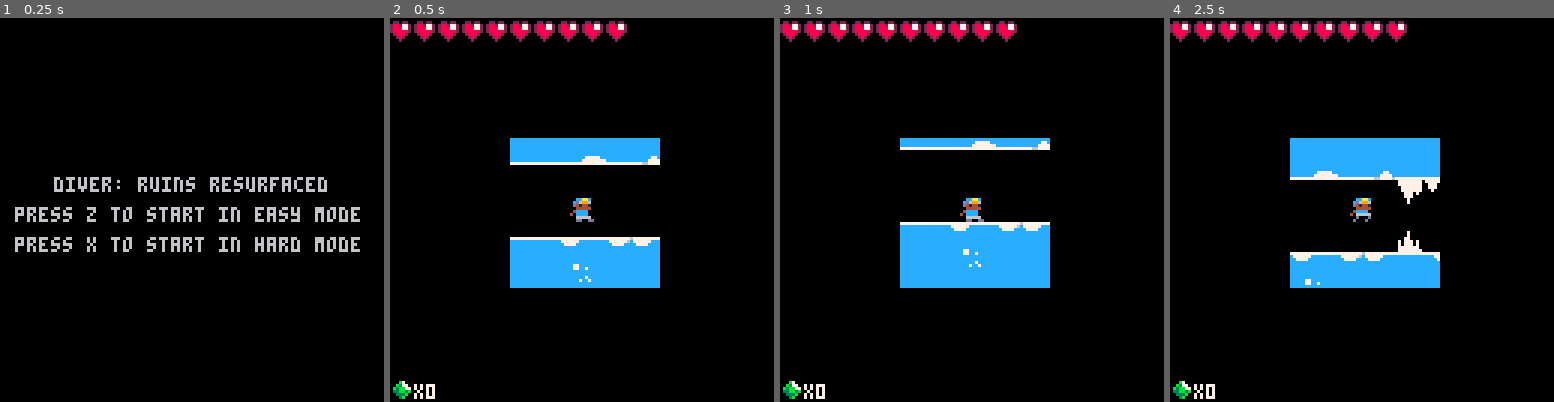
Above: before the commit, frames 1-4 (left to right).
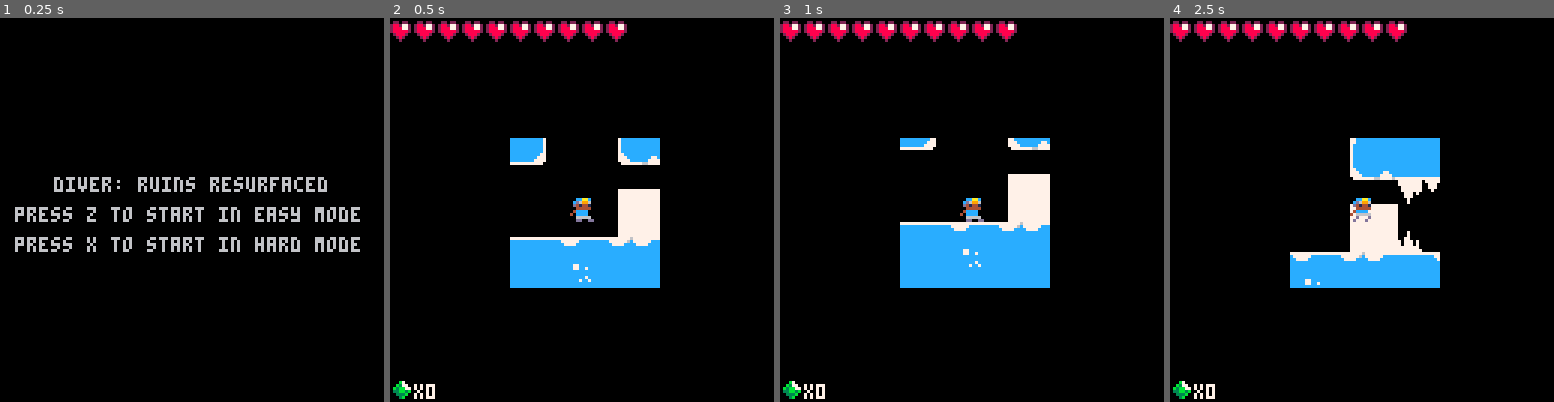
Above: after the commit, the same moments.

Repository: kygetta/Diver
Game: PICO-8 cartridge demo_2.p8
Two runs of this game, one before a commit and one after it. Both use one fixed random seed, a clock stepped at 60 frames per second and the inputs below.
Inputs:
- Up to frame 1 (0.25 s): no input
- Up to frame 2 (0.5 s): tap X (X key) at 0.33 s
- Up to frame 3 (1 s): tap O (Z key) at 0.7 s
- Up to frame 4 (2.5 s): tap X (X key) at 1.07, 1.85 s; hold Right 1.6-2.1 s; tap O (Z key) at 1.7, 2.1 s; hold Up 2.15-2.42 s; hold Right from 2.47 s (still down)

Frame 1 is identical in both runs. In frame 2, 2.9% of the frame differs, in the area x 37-71%, y 31-58%; in frame 3, 2.1%; in frame 4, 3.2%, in the area x 31-60%, y 31-61%.

Commit message:
Add files via upload

Diff:
--- a/demo_2.p8
+++ b/demo_2.p8
@@ -102,12 +102,14 @@
   	draw_menu()
   elseif scene=="game_easy" then
   	draw_game()
-	draw_enemy_health()
-	handle_grapple_enemy_collision()
+			draw_enemy_health()
+			handle_grapple_enemy_collision()
   elseif scene=="game_hard" then
   	draw_game()
-	draw_enemy_health()
-	handle_grapple_enemy_collision()
+			draw_enemy_health()
+			handle_grapple_enemy_collision()
+  elseif scene=="victory" then
+  	draw_victory()
   end
 end -- end of _draw
 
@@ -176,10 +178,10 @@
 function _update()
 	if scene=="menu" then
 		update_menu()
-	elseif scene=="game_easy" then
+	elseif scene=="game_easy" or scene=="game_hard" then
 		update_game()
-	elseif scene=="game_hard" then
-		update_game()
+	elseif scene=="victory" then
+		update_victory()
 	end
 end -- end of _update
 
@@ -399,6 +401,13 @@
 	print("press x to start in hard mode", 5, 73)
 end
 
+-- draw victory screen
+function draw_victory()
+	cls()
+	print("you escaped the cave!")
+	print("press z to start again")
+end
+
 
 -- draw_game
 function draw_game()
@@ -419,7 +428,7 @@
 
 
 	  //draw map
-	  map(0,0,0,0,128,50)
+	  map(0,0,0,0,128,128)
 
 	  //draw player
 	  spr(s,p.x,p.y,1,1,f)
@@ -519,6 +528,14 @@
 		scene="game_hard"
 	end
 end -- end of update_menu()
+
+
+-- update victory screen
+function update_victory()
+	if btnp(4) then --o
+		scene="menu"
+	end
+end -- end of update_victory()
 
 
 -- updates game
@@ -838,6 +852,12 @@
  camera(cam_x,cam_y)
 	end -- end of dmgcounter if statement
 	end -- end of
+
+	-- if colliding with a with the door, then victory has been reached
+	if ((collision(p.x-1,p.y,64)==true) and (collision(p.x-1,by,64)==true)) then
+		scene="victory"
+	end
+
 	-- adds sound effects to the
 	-- game
 	update_sound()
@@ -1146,44 +1166,44 @@
 
 
 __gff__
-0000000000000000000040400200000049494949000000000000404000000000080808080808080808080808080800000000000000000000000000000000000000080808080808080808080808080808080808080808080808080808080808080818181818180000000000000000000000000000002020202008080800000000
+0000000000000000000040400204080849494949000008080000404000000008080800080008000800080808080808080000000000020440401818181818080880080808080808080808080808080808080808080808080808080808080808080818181818180000000000000000000000000000002020202008080800000000
 0000000000000000000000000000000000000000000000000000000000000000000000000000000000000000000000000000000000000000000000000000000000000000000000000000000000000000000000000000000000000000000000000000000000000000000000000000000000000000000000000000000000000000
 __map__
-4141414141414141414141414141414141414141414141414141414141414141414241414141414141414141414141414141414141414141414141414141414141414141414141414141414141414141414141414141414141414141414141414141414141414141414141414141414141414141414141414141414141414141
-414141414141414141414141414141424141414141414241414141414142414141414141414141414141414141414141414141414141415e5e5e41414141414141414141414141414141414141414141414141414141414141414142414143414141414141414141414141414141414141414141414141414141414141414141
-4141414141414141414141414143414141415e5e5e5e5e5e5e5e5e5e5e5e5e414141414141414142414141414141414141414141414152000000475e4143415e4544465e5e5e5e414241414141414141434141414141414141414341414141414141414141414141414141414141414141414141414141414141434141414141
-4142415e41414141414141414241414141525f00006667676f706a6b0000674a41414141414141414141414141434141414141414141520c00000000475e5600660067686b6b0047455e5e5e5e5e455e5e5e5e4544465e5e5e5e5e5e5e5e5e5e5e5e5e5e5e5e5e5e5e5e5e5e415e5e5e5e5e5e5e5e5e5e5e5e5e5e5e5e414141
-4141525f4a4341414141414141414141415600000000000072710000000000475e414141434145444641414141414141414141414141415100000000000000000000000000000000000000000000006f7000686800000000000000000000000000000069696a0000006a6b007a000000000066666f70006f706a6a6b004a4143
-4141414d41414141414141414141414156660000000000007271000000000000004a424141520000004745414143414141414141414141414d4f4e4d4d4d5c0000000000000000000000000000000072710000000000000000000000000000000000000000000000000000007a000000000000007271007271000000004a4241
-41415e455e5e5e5e44465e455e5e5e5600000000000000007271000000000000004a4141415600000066684a414141414141414141414141414141414152650000000000000000000000006e6d6e0073740000000000000000000000000000000000000000000000000000007a0000000000000073746c7374000000004a4141
-41530000660000000000000068696a00000000000000000073740000000000006d787675770000000000004a41424141414142414141414141414141415262000057595c5f58594d4d4d4f504e4d4d4d4d4d4d4f4e4d51650000000000000058595d0000000000000000000079000000004c4d4d4d4d4d4d5100000000494141
-41540000000000000000000000000000000000000000004c4d4d510000004c4d4d4f504e516500000000004a43414141414141414341414141414141415261000000000000000047414141415e5e5e45455e5e414141526300005859595c0000000000585c005f0060000000000000004c414142414141415200000000484141
-41550c6c00000000000000006e000000000000000000004a4141520000004a414143414152630000000000475e5e5e5e5e5e5e455e4446455e4142414152610000000000000000654a415e56000066660000004742415262000000000000000000000000000000000000000000006c6d4a41414142414141520b0b00004b4141
-41414d515f4c4d4f4e4f504e4d51000000000000004c4d41414341515f4c41414141414152610000000000006b6a69000000000000000000004741414152620000000000000000634a52650000000000000000004741526100000000000058595d00000000000000000000005859595941415e5e5e5e41415e595c0000474141
-414142414d414141424141414141510000000000004a4141414141414d414141414141415262000000000000000000000000000000000000000047414152640000000000000000634a5262000000000000000000654a52610000000000000000000000000000000000000000000000004a52000000004a520000000000654a41
-5f4141414341414141415e414141414d4f504e4d4d414142414141414141414141414142526400006c6d000058595c00006d6e6d00000000000000475e5e595d5f5759595c0000614a526300000000000c000000624a52620000000000000000007b00000000000000000000000000004a520000000047560000000000624a41
-414141414141414141525f4a41434141414141414141414141415e414141414141414141414d4f504e4d5100000000004c4d4f504e510000000000696f706b6700000000000000624a5263000000006000000000634a52640000000000000000005f0058595d000000000000000000004a520c00000000000000000000614a41
-4141414141414142415e595e5e5e5e5e5e4446455e5e5e5e5e565f475e5e5e4141414141414141414141520a0a0b0b0a4a42414141415100000000007271000000000000000000644a526200005f0a0a0a5f0000614a414d4d51000000000000006600000000007b00000000000000004a414d4d4d4d4d650000000000624941
+414141414141520000004a414141414141414141414141414141414141414141414241414141414141414141414141414141414141414141414141414141414141414141414141414141414141414141414141414141414141414141414141414141414141414141414141414141414141414141414141414141414141414141
+414141414141520000004a41414141424141414141414241414141414142414141414141414141414141414141414141414141414141415e5e5e41414141414141414141414141414141414141414141414141414141414141414142414143414141414141414141414141414141414141414141414141414141414141414141
+414141414141520000004a414143414141415e5e5e5e5e5e5e5e5e5e5e5e5e414141414141414142414141414141414141414141414152000000475e4143415e4544465e5e5e5e414241414141414141434141414141414141414341414141414141414141414141414141414141414141414141414141414141434141414141
+4142415e41415200000049414241414141525f00006667676f706a6b0000674a41414141414141414141414141434141414141414141520c00000000475e5600660067686b6b0047455e5e5e5e5e455e5e5e5e4544465e5e5e5e5e5e5e5e5e5e5e5e5e5e5e5e5e5e5e5e5e5e415e5e5e5e5e5e5e5e5e5e5e5e5e5e5e5e414141
+4141525f4a4352000000484141414141415600000000000072710000000000475e414141434145444641414141414141414141414141415100000000000000000000000000000000000000000000006f7000686800000000000000000000000000000069696a0000006a6b007a0c0000000066666f70006f706a6a6b00474143
+4141414d4141520000004b414141414156660000000000007271000000000000004a424141520000004745414143414141414141414141414d4f4e4d4d4d5c0000000000000000000000000000000072710000000000000000000000000000000000000000000000000000007a595c0000000000727100727100000000654a41
+41415e455e5e5600000047455e5e5e5600000000000000007271000000000000004a4141415600000066684a414141414141414141414141414141414152650000000000000000000000006e6d6e0073740000000000000000000000000000000000000000000000000000007a0000000000000073746c737400000000614941
+41530000660000000000000068696a00000000000000000073740000000000006d787675770000000000004a41424141414142414141414141414141415262000057595c5f58594d4d4d4f504e4d4d4d4d4d4d4f4e4d51650000000000000058595d0000000000000000000079000000004c4d4d4d4d4d516500000000614842
+41540000000000000000404000000000000000000000004c4d4d510000004c4d4d4f504e516500000000004a43414141414141414341414141414141415261000000000000000047414141415e5e5e45455e5e414141526300005859595c0000000000585c005f0060000000000000004c414142414141526200000000624b41
+41550c6c00000000000040406e000000000000000000004a4141520000004a414143414152630000000000475e5e5e5e5e5e5e455e4446455e4142414152610000000000000000654a415e56000066660000004742415262000000000000000000000000000000000000000000006c6d4a41414142414152640b0b0000634a42
+41414d515f4c4d4f4e4f504e4d51000000000000004c4d41414341515f4c41414141414152610000000000006b6a69000000000000000000004741414152620000000000000000634a52650000000000000000004741526100000000000058595d00000000000000000000005859595941415e5e5e5e414159595c0000634a41
+5e4142414d414141424141414141510000000000004a4141414141414d414141414141415262000000000000000000000000000000000000000047414152640000000000000000634a5262000000000000000000654a52610000000000000000000000000000000000000000000000004a52676700004a520000000000634a41
+5f4a41414341414141415e414141414d4f504e4d4d414142414141414141414141414142526400006c6d000058595c00006d6e6d00000000000000475e5e595d5f5759595c0000614a5263000000000c00000000624a52620000000000000000007b00000000000000000000000000004a520000000047560000000000624a41
+4d4141414141414141525f4a41434141414141414141414141415e414141414141414141414d4f504e4d5100000000004c4d4f504e510000000000696f706b6700000000000000624a5263000000006000000000634a52640000000000000000005f0058595d000000000000000000004a520c00000000000000000000614a41
+4141414141414142415e595e5e5e5e5e5e4446455e5e5e5e5e565f475e5e5e4141414141414141414141520a0a0b0b0a4a42414141415100000000007271000000000000000000644a526200005f1b1b1a5f0000614a414d4d51000000000000006600000000007b00000000000000004a414d4d4d4d4d650000000000624941
 414141414446455e566668686a000000000000000000000000000000000000475e414141414141424141414d4d4d4d4d4141414141434151000000007271000000000000004c4d4d4152620000585959595c0000624a42414352000000000000000000000000007a6c6d6c000000000c4a414141414141610000000000634841
-414141560000007a00000000000000414141414f50504e4f4e4d4d4d4d51000000475e5e4141414141414141414141414141414141414141510000007374000000006c6d004a4141425264000000474156000000644a414141414d4d4d4d4d4d4d4d4d4d4d4d4d414d4d4d4d4d4d4d4d414141414141416100000a0a0b644b41
-414152000000007a000000000000000041414141414141414141434141414d5100000000474544465e5e5e5e5e5e5e5e4141414141414141414f5050504e4d4d4d4d4d4d4d414241415e5c000000657a650000584d414143414141414141414141414141414141414142415e4141414141414141414141620000585a594d4141
-41415600004c4d4d5100000000000000414141414141414142414141414141414f4e51000000000000000000000000004a415e44464541414141414141415e5e5e5e5e5e4141415e560000000000617a610000004741414141414141414141424141415e41414141414152604a41414141414141414141630000006900494141
-41410000004141414100000000000000414141414141414141414141414141414141414d4d4d4f504e4d4d5100000000475600000000474141415e5e5e56000000000000475e5600000000000000617a620000000047414341414241414141414141525f4a4141414141414d41415e5e5e454446455e56640000000000484141
-41410000004141414100000000000000414141414141414141414141414141414141414141414141414141414d4d510000000000000000475e560000000000000000000065000000000000000000627a620000000000475e5e5e5e5e5e454544465e5e595e5e5e4141414141415600000069696600006600000000000d4b4141
-414100004141414141410041414141414141414141414141414141414141414141414141424141414141414143414159594d4d5c000000006b660000000000000000000062000000000000000000647a646d6d00000000696a6b000000000000000000006767004a41414141525f0000000000000000000000004c4d4d414141
-414100004141414141000041414141414141414141414141414141414141414141414141414141414141414141415600004756000000600000000000000000005f000000630000000000574f504e4d414d4f4e51000000000000000000000000000000000000004a41414141415d00000000000000000000004c414141414241
-41410000414141414100000000000000000041000000000000414141414141414141414141414141414141415e5600000000000000000000000000000000000a0b0a0000630000000000004941414141424141414d510000000000006c000000000000000000007875757576770000000000000000000000004a414141414141
-41410000414141410000004141414141414141414141414100000041414141414141414141414141414141520c000000000000005f00000000000000000000585a5d0000610000000000004b414241424141414141414d4d510000007b00007b00007b00004c4d4d4d4d4d4d4d4d510a0a0b7b0b0b7b0a0b4c4141415f4a4141
-41410000414141410041000041414141414141414141414141410000414141414141414141414141414141414d4d4d51006c6c00006d6d6000000000000000657a6500006200000a0b0b0a4a414141414141414141414341520a0a0b7a0a0a7a0a0a7a0a0a4a4141414141414141414d4d4d414d4d414d4d414141414d414141
-4141000041414100004100000041414141414141414141414141410000414141414141414141414141414141414241414d4f504e4f4e4d4d51000000000000627a610000640000654c4d4d41414141414141414141414141414d4f4e414d4d414d4d414d4d414141414141414341414141414141414141414141414143414141
-4141000041414100414141000000414141414141414141414141414100004141414141414141414141414141414141414141414141414141414d5100000000647a610000000000624a41414141414141414141414141414141424141414141424141414141414141414141414141414141414141414141414141434141414141
-41410000414141004141410041000041414141414141414141414141410000414141414141414141414141414141414341414141414143414141414d4f504e4d52620000000000624a41414141414141414141414141414141414141414141414141414141414141414141414141414141414141414141414141414141414141
-4141000041414100414141004141414100004141414141414141414141410000414141414141414141414141414141414141414141414141414341414141414152630000000000634a41414141414141414141414141414141414141414141414141414141414141414141414141414141414141414141414141414141414141
-41410000414141004141410041414141410000004141414141414141414141410041414141414141414141414141414141414141414141414141414141434141526400005f0000644a41414141414141414141414141414141414141414141414141414141414141414141414141414141414141414141414141414141414141
-4141000041414100414141004141414141414141000000414141414141414141410000004141414141414141414141414141414141414141414141414141414141520a0a0b0a0b4c4141414141414141414141414141414141414100000000000000000000000000000000000000000000004141414141414141414141414141
-…(6 lines of a section not shown)…
+414241560000000000000000000000574d4d4d4f50504e4f4e4d4d4d4d51000000475e5e4141414141414141414141414141414141414141510000007374000000006c6d004a414142526400000047415600000d644a414141414d4d4d4d4d4d4d4d4d4d4d4d4d414d4d4d4d4d4d4d4d414141414141416100000a0a0b644b41
+4241520000000000000000585a5c000049414141414141414141434141414d5100000000474544465e5e5e5e5e5e5e5e4141414141414141414f5050504e4d4d4d4d4d4d4d414241415e5c000000657a650000584d414143414141414141414141414141414141414142415e4141414141414141414141620000585a594d4141
+4141560000004c4d510000000000000048414141414141415e444644464545414f4e51000000000000000000000000004a415e44464541414141414141415e5e5e5e5e5e4141415e560000000000617a610000004741414141414141414141424141415e41414141414152604a41414141414141414141630000006900494141
+41560000004c41414151006c000000004b414141414141562a21212121212b474141414d4d4d4f504e4d4d5100000000475600000000474141415e5e5e56000000000000475e5600000000000000617a620000000047414341414241414141414141525f4a4141414141414d41415e5e5e454446455e56640000000000484141
+52650000004a4141414159595c00000c4a4141414141562a212121212121212b4741414141414141414141414d4d51000000000d000000475e560000000000000000000065000000000000000000627a620000000000475e5e5e5e5e5e454544465e5e595e5e5e414141414141560000006969660000660000000000004b4141
+53630000654a4141415600000000004c5e5e454446562f2323232317212121212b474141424141414141414143414159594d4d5c000000006b66000000000000000000006200000000000d000000647a646d6d00000000696a6b000000000000000000006767004a41414141525f0000000000000000000000004c4d4d414141
+54610000614a414152000000000058560000000000006f343433342c17212121212b4741414141414141414141415600004756000000600000000000000000005f0000006300000000585a4f504e4d414d4f4e51000000000000000000000000000000000000004a42414141415d00000000000000000000004c414341414241
+55610000624a41415600000000000000006c6d0000007234343434342c17212121212b4741414141414141415e5600000000000000000000000000575b5c001a1b1a0000630000000000004941414141424141414d510d00000000006c0000000000000000000078757575767700000000000000000d0000004a41415e414141
+52620000634a4152000000654c4d4f504e4d51000000733434343434342c17212121212b47414141414141520c000000000000005f00000000000000000000585a5d0000610000000000004b414241424141414141414d4d510000007b00007b00007b00004c4d4d4d4d4d4d4d4d511a1a1b7b1a1a7b1b1a4c4141525f4a5e5e
+52630000634a4156000000624a4141434141415100652a21212b343434342c23172121212b474446455e41414d4d4d51006c6c00006d6d0060000000000000007a6500006200001a1b1a1b4a414141414141414141414341521b1b1a7a1a1a7a1a1b7a1b1a4a4241414141414141414d4d4d414d4d414d4d414141414d562121
+52630000644a5300000000644a4141414141425200612c1721212b34343434342c17212121212121212b4741414241414d4f504e4f4e4d4d51000000000000007a610000640000584d4d4d41414141414141414141414141414d4f4e414d4d414d4d414d4d41414141414141434141414141414141415e5e5e5e5e5e56212121
+526300004c4154000000654c41415e5e5e5e5e5600627b2c2121212b34343434342c17212121212121212b47414141414141414141414141414d51000000000c7a610000000000624a4141414141414141414141414141414142415e5e45444644465e5e5e455e5e5e5e5e5e5e5e5e5e5e5e5e5e5e5621212121212121212121
+526100004a4155000000614a415300000000000000644a51252121212b34343434342c23232323232317212b4741414341414141414143414141414d4f504e4d52620000000000624a41414141414141414141414141414141412020202020202020202020202020202020202020202020202020202021212121212121212121
+52620000494152000000624a415400005759595a5a59415225212121212b34343434343434343434342521212b4744464545455e41414141414341414141414152630000000000634a41414141414141414141414141414141412020202020202020202020202020202020202020202020202020202023232323232323232317
+52630000484156000000634a415500000000000000004a52252121212323232b343434343434343334252121212121212121212b475e5e5e4141414141434141526400005f0000644a41414141414141414141414141414141414134343434343434343434343434343434343434343434343434343434343434343434343425
+52630000485265000000644a43415b59595b595d0000475623232329343434252b3434343434343434251623232323232317212121212121474141414141414141521b1b1a1b1a4c4141414141414141414141414141414141414134343434343434343434343434343434343434343434343434343434343434343434343425
+…(6 lines of a section not shown)…
Not shown, changed: 110 lines of the sprite sheet (__gfx__) section of demo_2.p8
